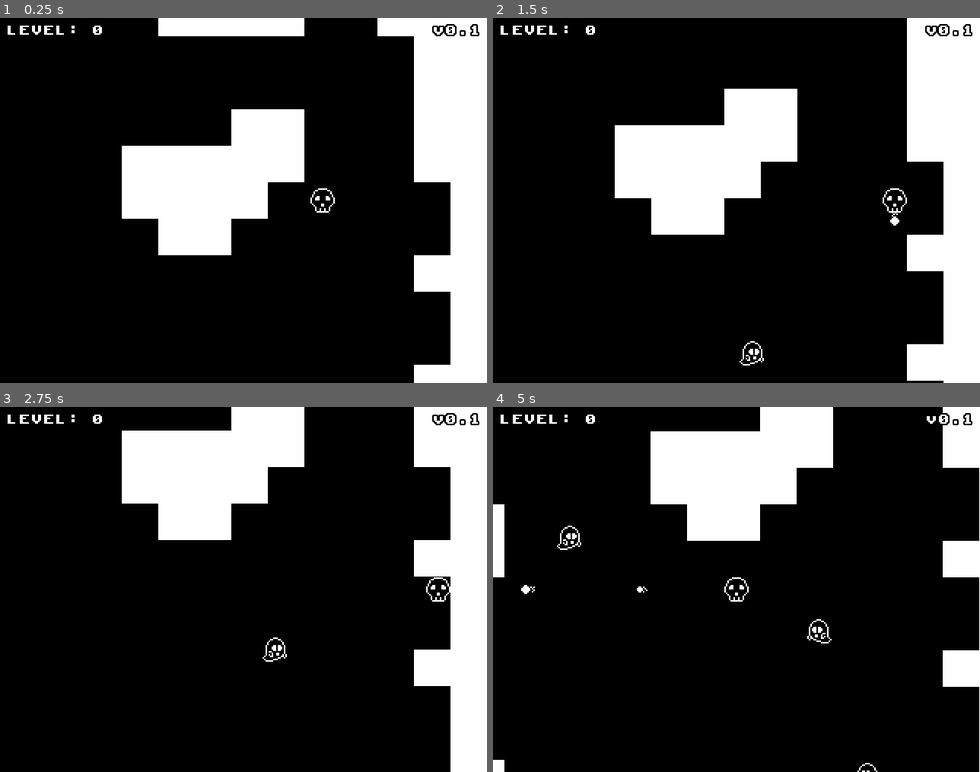
Above: before the commit, frames 1-4 (two rows, left to right).
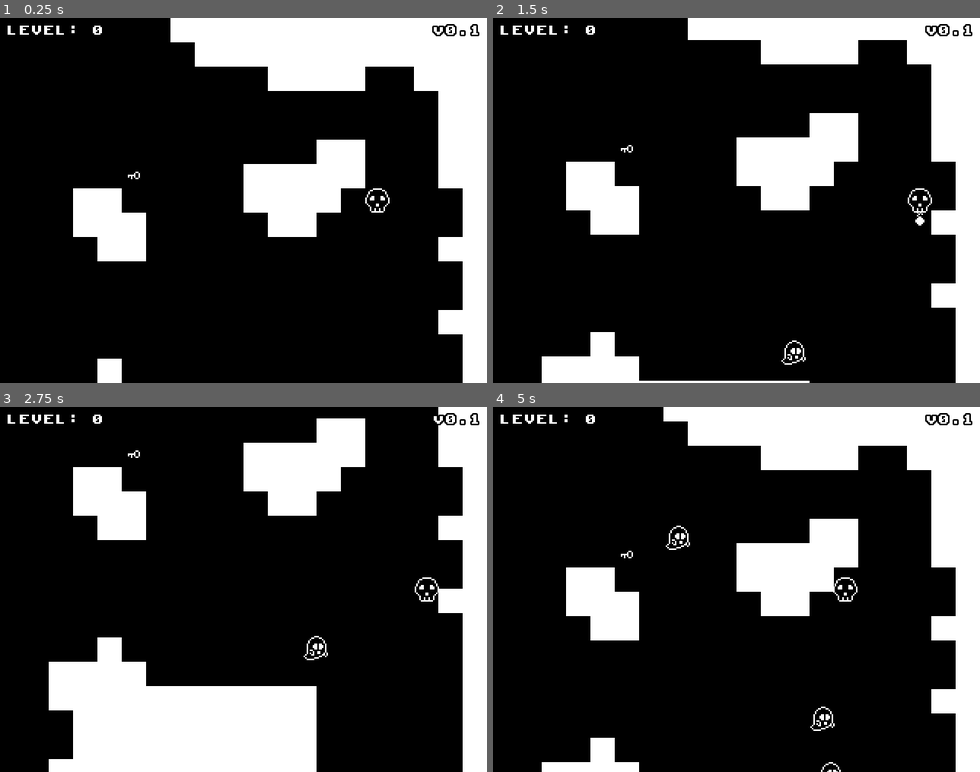
Above: after the commit, the same moments.

Repository: nikolawhallon/ExploreyDungeon
Game: Godot game, scene res://Scenes/Game.tscn
Same seed, same stepped clock (60 frames per second), same inputs: the game is played once before the commit and once after it.
Inputs (mouse positions are in pixels of both pictures, inside the frame that each line leads up to):
- Up to frame 1 (0.25 s): no input
- Up to frame 2 (1.5 s): tap Enter at 0.5 s; move the mouse to (843, 182) at 0.52 s; hold D 0.53-1.28 s; tap F at 0.6, 1.35 s; click (843, 182) at 0.67 s; tap Space at 0.77 s; move the mouse to (639, 218) at 1.27 s; hold S from 1.28 s (still down)
- Up to frame 3 (2.75 s): tap Space at 1.52 s; move the mouse to (292, 509) at 2.02 s; release S at 2.03 s; hold D from 2.03 s (still down); tap F at 2.1 s
- Up to frame 4 (5 s): move the mouse to (712, 662) at 2.77 s; release D at 2.78 s; hold W 2.78-3.53 s; tap F at 2.85, 3.6, 4.35 s; click (712, 662) at 2.92 s; tap Space at 3.02, 3.77, 4.52 s; move the mouse to (882, 644) at 3.52 s; hold A from 3.53 s (still down); move the mouse to (590, 534) at 4.27 s

The runs differ from the first frame. In frame 1, 24% of the frame differs, in the area x 15-95%, y 0-100%; in frame 2, 25%; in frame 3, 32%, in the area x 10-95%, y 0-100%; in frame 4, 24%.

Commit message:
using 16x16 tileset

Diff:
--- a/Scenes/Dungeon.tscn
+++ b/Scenes/Dungeon.tscn
@@ -1,17 +1,17 @@
 [gd_scene load_steps=5 format=2]
 
-[ext_resource path="res://Assets/tileset24.png" type="Texture" id=1]
+[ext_resource path="res://Assets/tileset.png" type="Texture" id=1]
 [ext_resource path="res://Scenes/Dungeon.gd" type="Script" id=2]
 
 [sub_resource type="ConvexPolygonShape2D" id=1]
-points = PoolVector2Array( 24, 24, 0, 24, 0, 0, 24, 0 )
+points = PoolVector2Array( 16, 16, 0, 16, 0, 0, 16, 0 )
 
 [sub_resource type="TileSet" id=2]
-0/name = "tileset24.png 0"
+0/name = "tileset.png 0"
 0/texture = ExtResource( 1 )
 0/tex_offset = Vector2( 0, 0 )
 0/modulate = Color( 1, 1, 1, 1 )
-0/region = Rect2( 0, 0, 24, 24 )
+0/region = Rect2( 0, 0, 16, 16 )
 0/tile_mode = 0
 0/occluder_offset = Vector2( 0, 0 )
 0/navigation_offset = Vector2( 0, 0 )
@@ -21,11 +21,11 @@
 0/shape_one_way_margin = 0.0
 0/shapes = [  ]
 0/z_index = 0
-1/name = "tileset24.png 1"
+1/name = "tileset.png 1"
 1/texture = ExtResource( 1 )
 1/tex_offset = Vector2( 0, 0 )
 1/modulate = Color( 1, 1, 1, 1 )
-1/region = Rect2( 24, 0, 24, 24 )
+1/region = Rect2( 16, 0, 16, 16 )
 1/tile_mode = 0
 1/occluder_offset = Vector2( 0, 0 )
 1/navigation_offset = Vector2( 0, 0 )
@@ -45,6 +45,6 @@
 
 [node name="Dungeon" type="TileMap"]
 tile_set = SubResource( 2 )
-cell_size = Vector2( 24, 24 )
+cell_size = Vector2( 16, 16 )
 format = 1
 script = ExtResource( 2 )
--- a/Scenes/Level.gd
+++ b/Scenes/Level.gd
@@ -17,15 +17,15 @@
 func _ready():
 	rng.randomize()
 
-	$Player/Camera2D.limit_bottom = $Dungeon.map_h * 24
-	$Player/Camera2D.limit_right = $Dungeon.map_w * 24
+	$Player/Camera2D.limit_bottom = $Dungeon.map_h * 16
+	$Player/Camera2D.limit_right = $Dungeon.map_w * 16
 
 	# place the Player
 	while true:
 		var x = rng.randi_range(1, $Dungeon.map_w - 1)
 		var y = rng.randi_range(1, $Dungeon.map_h - 1)
 		if $Dungeon.is_ground(x, y):
-			$Player.position = Vector2(x * 24 + 12, y * 24 + 12)
+			$Player.position = Vector2(x * 16 + 8, y * 16 + 8)
 			break
 
 	# place the Key
@@ -36,7 +36,7 @@
 		var x = rng.randi_range(1, $Dungeon.map_w - 1)
 		var y = rng.randi_range(1, $Dungeon.map_h - 1)
 		if $Dungeon.is_ground(x, y):
-			key.position = Vector2(x * 24 + 12, y * 24 + 12)
+			key.position = Vector2(x * 16 + 8, y * 16 + 8)
 			break
 
 	# place the Warp
@@ -44,7 +44,7 @@
 		var x = rng.randi_range(1, $Dungeon.map_w - 1)
 		var y = rng.randi_range(1, $Dungeon.map_h - 1)
 		if $Dungeon.is_ground(x, y):
-			$Warp.position = Vector2(x * 24 + 12, y * 24 + 12)
+			$Warp.position = Vector2(x * 16 + 8, y * 16 + 8)
 			break
 
 func _on_Warp_entered():
--- a/Scenes/Player.tscn
+++ b/Scenes/Player.tscn
@@ -4,7 +4,7 @@
 [ext_resource path="res://Assets/skull.png" type="Texture" id=2]
 
 [sub_resource type="RectangleShape2D" id=1]
-extents = Vector2( 8, 8 )
+extents = Vector2( 7.5, 7.5 )
 
 [node name="Player" type="KinematicBody2D" groups=["Player"]]
 script = ExtResource( 1 )
Binary file added: Assets/tileset.png
Not shown, changed: Assets/tileset.png.import
Binary file removed: Assets/tileset24.png
